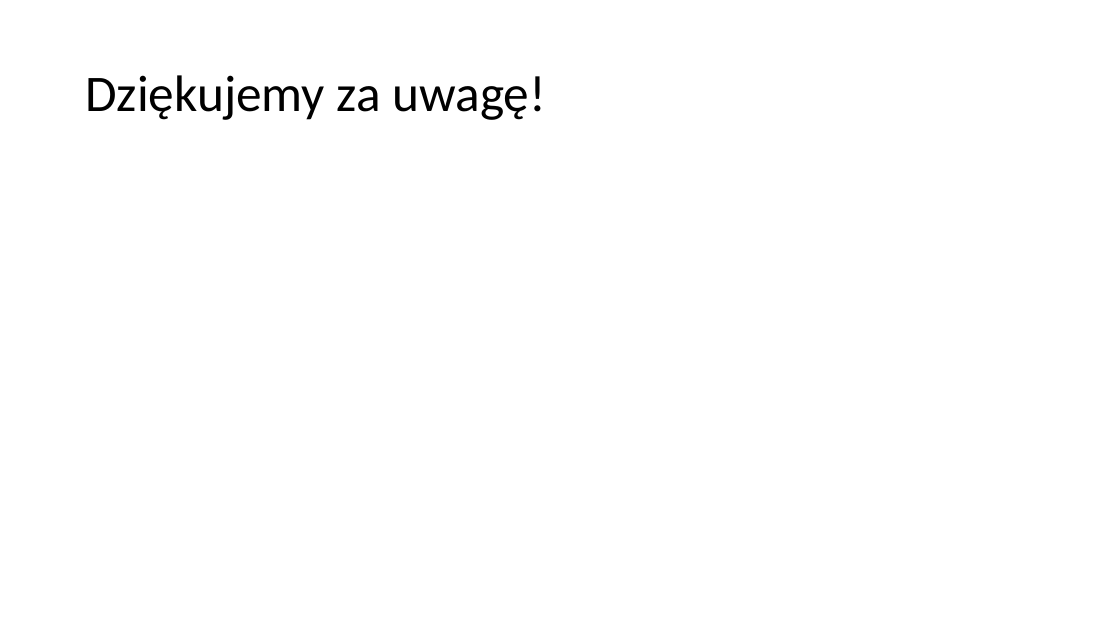
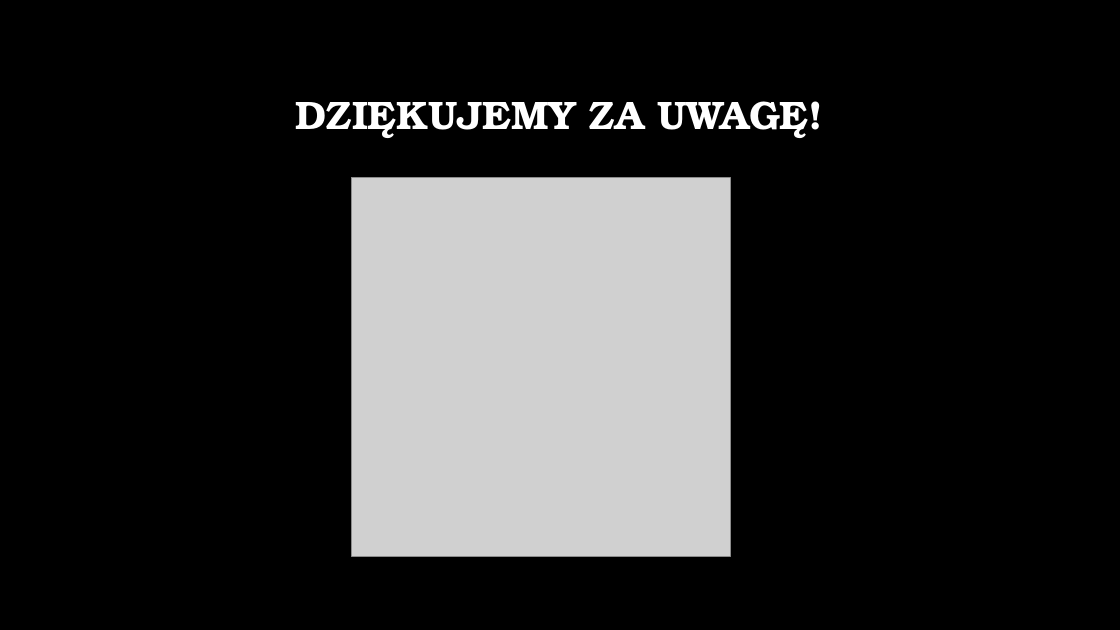
Before and after one commit to witasm/MAGIW, a slide deck: slide 6 of MAGIW_KarateKIID.pptx. Drawn at 1120x630 pixels with LibreOffice and Linux fonts; fonts in the diff are those of the drawing; grey boxes stand for pictures; background and template pictures are left out. Boxes give left, top, right and bottom in pixels: in the first picture for what was removed or moved away, otherwise in the second. Text is boxed around its words. In the diff, an @@ line names an element or a change of style, - is before the commit and + after.

```diff
--- a/MAGIW_KarateKIID.pptx
+++ b/MAGIW_KarateKIID.pptx
@@ background #FFFFFF to picture (left out) @@
@@ title at (296, 101, 823, 138): text changed; size 44 to 34 pt; font Calibri to TeX Gyre Bonum; text colour #000000 to #FFFFFF; bold on @@
-Dziękujemy za uwagę!
+DZIĘKUJEMY ZA UWAGĘ!
@@ picture added at (352, 178, 730, 556) @@
```
Also in this commit, not shown: 5 other slides changed.
